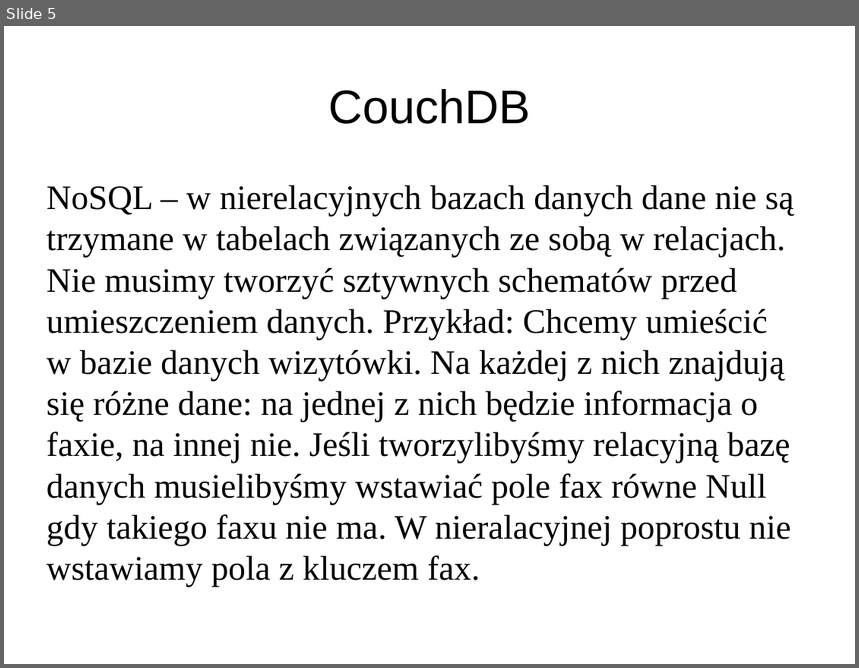
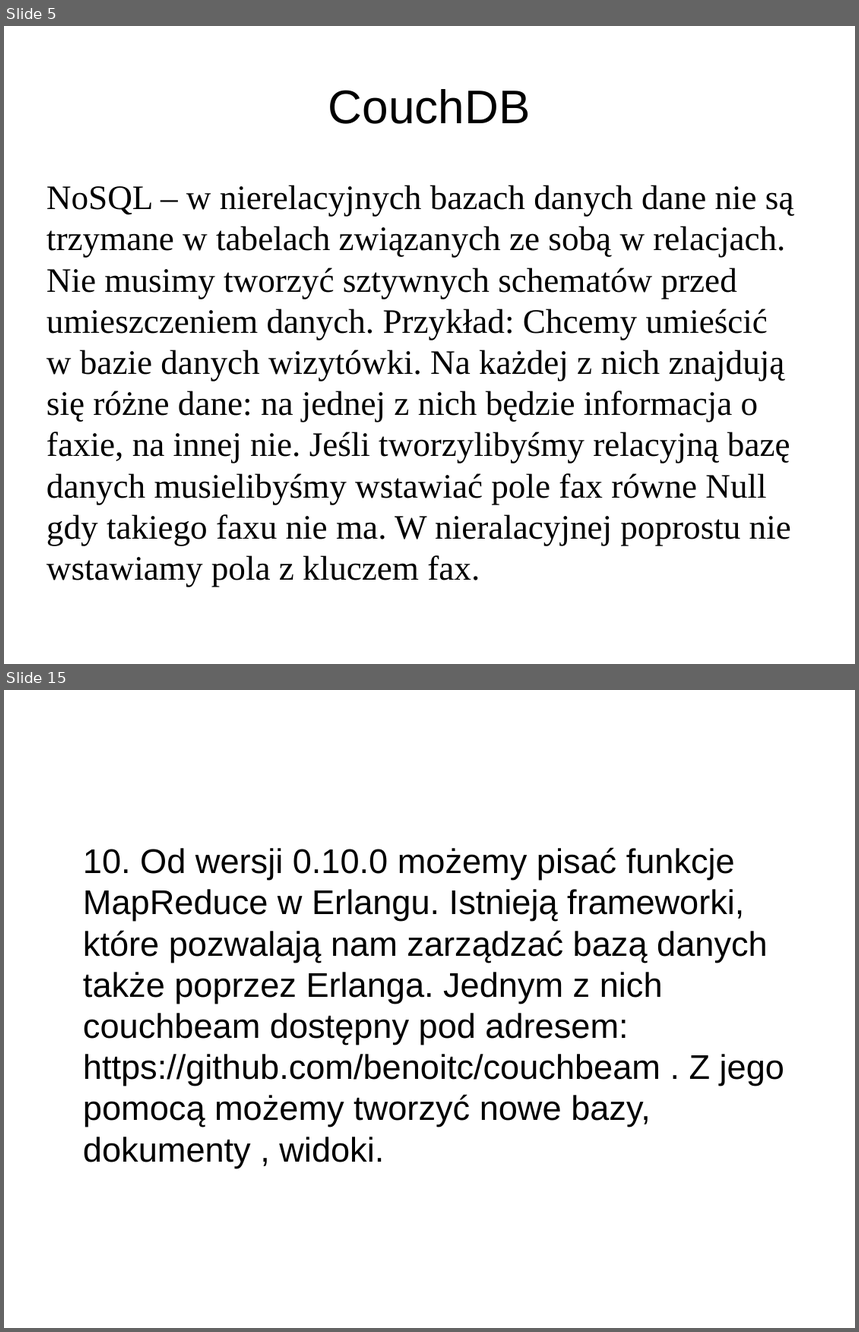
Before and after one commit to pawnow/ProjektErlang, a slide deck: prezentacja.odp. Shown one above the other, each under a label of ours: slide 5 before the commit, slides 5 and 15 after it; the slides between them are not shown. The pictures are 859x668 and 859x1332 pixels, drawn with LibreOffice and Linux fonts; fonts in the diff are those of the drawing. Boxes give left, top, right and bottom in pixels: in the first picture for what was removed or moved away, otherwise in the second. Text is boxed around its words. In the diff, an @@ line names an element or a change of style, - is before the commit and + after.

```diff
--- a/prezentacja.odp
+++ b/prezentacja.odp
@@ slide 15 added at [4, 690, 855, 1328], background #FFFFFF @@
@@ text added at [83, 847, 785, 1168], 32 pt, text #000000 @@
+10. Od wersji 0.10.0 możemy pisać funkcje MapReduce w Erlangu. Istnieją frameworki, które pozwalają nam zarządzać bazą danych także poprzez Erlanga. Jednym z nich couchbeam dostępny pod adresem: https://github.com/benoitc/couchbeam . Z jego pomocą możemy tworzyć nowe bazy, dokumenty , widoki.
```
Also in this commit, not shown: 10 other slides added, 4 slides removed.
